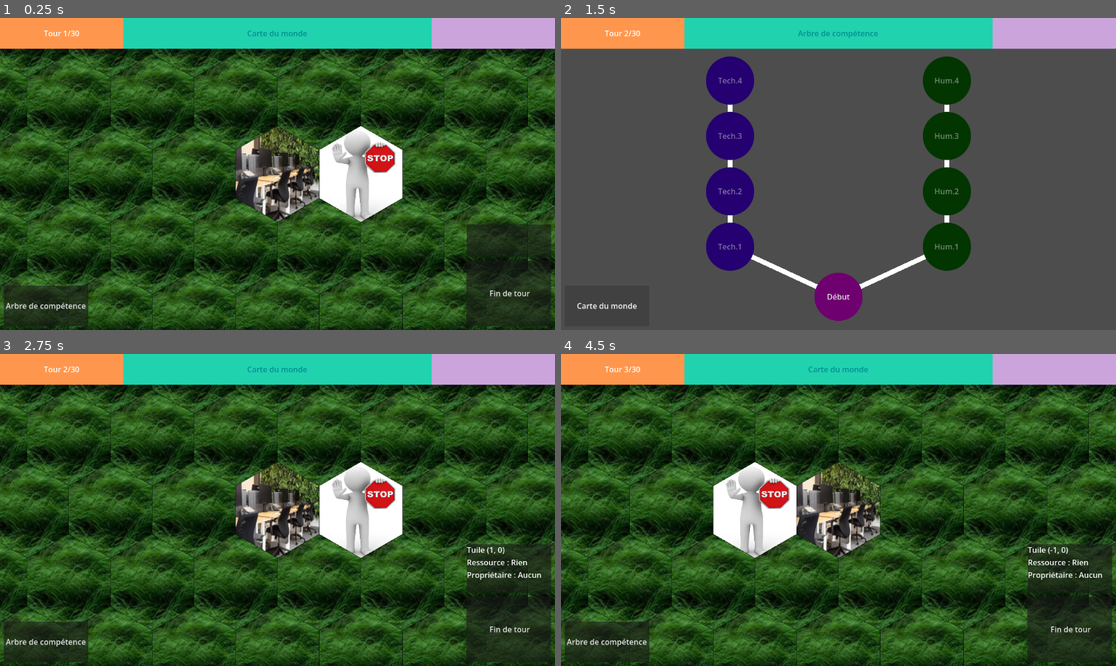
Above: before the commit, frames 1-4 (two rows, left to right).
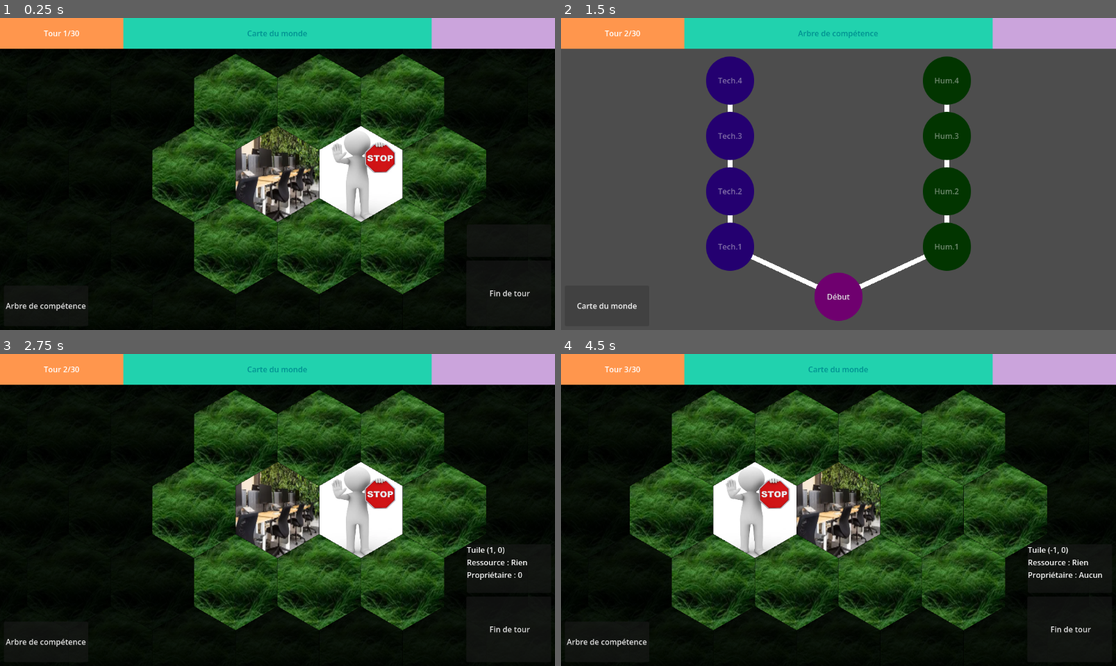
Above: after the commit, the same moments.

Repository: Shoshore/M2-Projet_Jeux_Serieux
Game: Godot game, scene res://Scenes/tile_map.tscn
Same seed, same stepped clock (60 frames per second), same inputs: the game is played once before the commit and once after it. The engine's default icon, where the game draws it, is replaced by a stand-in: a white triangle on a blue panel in a dark square.
Inputs (mouse positions are in pixels of both pictures, inside the frame that each line leads up to):
- Up to frame 1 (0.25 s): no input
- Up to frame 2 (1.5 s): click "Fin de tour" at 0.5 s; click "Arbre de compétence" at 1.25 s
- Up to frame 3 (2.75 s): tap Enter at 2 s; move the mouse to (399, 494) at 2.02 s; click (399, 494) at 2.17 s
- Up to frame 4 (4.5 s): click "Fin de tour" at 2.75 s; click "Arbre de compétence" at 3.5 s; tap Space at 4.25 s; move the mouse to (727, 525) at 4.27 s; click (727, 525) at 4.42 s

The runs differ from the first frame. In frame 1, 49% of the frame differs, in the area x 0-100%, y 9-100%; in frame 2, nothing differs; in frame 3, 49%; in frame 4, 39%.

Commit message:
fow effect + bug fix: company now controls each tile their recruiters moved on

Diff:
--- a/scripts/board/map.gd
+++ b/scripts/board/map.gd
@@ -5,6 +5,7 @@
 #const HEX_SIZE : float = 20.0
 
 var grid_size : int = 10
+var visibility_range: int = 1
 var tiles_by_coord: Dictionary = {}
 var is_board_clickable = true
 
@@ -94,5 +95,16 @@
 
 
 func refresh() -> void:
+	var vision := Vision_component.new(visibility_range)
+	var visible_coordinates: Dictionary[Vector2i, bool] = {}
+
 	for tile: Tile in tiles_by_coord.values():
+		if tile.ceo == "Aucun":
+			continue
+		for coord in vision.get_visible_hexes(tile.coordinate):
+			if tiles_by_coord.has(coord):
+				visible_coordinates[coord] = true
+
+	for tile: Tile in tiles_by_coord.values():
+		tile.is_visible_by_fog = visible_coordinates.has(tile.coordinate)
 		tile.reload_visual()
--- a/scripts/board/tile.gd
+++ b/scripts/board/tile.gd
@@ -12,8 +12,11 @@
 var coordinate : Vector2i = Vector2i.ZERO
 var ressource : String = "Rien"
 var ceo : String = "Aucun"
+var is_visible_by_fog: bool = false
 var occupant: Unit = null
 var building: Building = null
+
+const FOG_MODULATE := Color(0.16, 0.16, 0.2)
 
 func _ready() -> void:
 	var points := hex_vertices(Global.HEX_SIZE)
@@ -72,9 +75,11 @@
 	elif occupant:
 		set_texture_hex(hex_recruiter, occupant.texture)
 
-	hex_ground.modulate = Color.WHITE
-	hex_company.modulate = Color.WHITE
-	hex_recruiter.modulate = Color.WHITE
+	var visibility_modulate := Color.WHITE if is_visible_by_fog else FOG_MODULATE
+	hex_ground.modulate = visibility_modulate
+	hex_company.modulate = visibility_modulate
+	hex_recruiter.modulate = visibility_modulate
+	outline.modulate = visibility_modulate
 
 func initialize(q : int, r : int, available_ressource : String = "Rien") -> void:
 	coordinate = Vector2i(q, r)
--- a/scripts/building/company.gd
+++ b/scripts/building/company.gd
@@ -46,7 +46,8 @@
 
 	_list_unities.push_back(unit)
 	tile.occupant = unit
-	tile.reload_visual()
+	tile.ceo = str(unit.compagny_id)
+	_map.refresh()
 
 
 func _init(id_unic: int, position_: Vector2i, map: Map) -> void:
--- a/scripts/controller/selection_controller.gd
+++ b/scripts/controller/selection_controller.gd
@@ -33,5 +33,7 @@
 		if from_tile != null:
 			from_tile.occupant = null
 		tile.occupant = selected_unit
+		if selected_unit is Recruiter:
+			tile.ceo = str(selected_unit.compagny_id)
 	selected_unit = null
 	map.refresh()
--- a/scripts/turn_manager.gd
+++ b/scripts/turn_manager.gd
@@ -31,8 +31,9 @@
 	var player_company = Company.new(0, origin, map)
 
 	tile.building = player_company #modifier constructeur si nécessaire
+	tile.ceo = str(player_company.id)
 	company_array[0] = player_company
-	tile.reload_visual()
+	map.refresh()
 
 
 # Les datas des entreprises :
--- /dev/null
+++ b/tile_map.tscn
@@ -0,0 +1,26 @@
+[gd_scene format=3 uid="uid://b5ax8ns5n56b"]
+
+[ext_resource type="Script" path="res://scripts/map.gd" id="1_xftlc"]
+
+[node name="game" type="Node2D" unique_id=2141197782]
+script = ExtResource("1_xftlc")
+
+[node name="camera" type="Camera2D" parent="." unique_id=1308402294]
+
+[node name="firm" type="Node2D" parent="." unique_id=1313765549]
+
+[node name="CanvasLayer" type="CanvasLayer" parent="." unique_id=1020972732]
+
+[node name="info" type="PanelContainer" parent="CanvasLayer" unique_id=673878352]
+anchors_preset = 3
+anchor_left = 1.0
+anchor_top = 1.0
+anchor_right = 1.0
+anchor_bottom = 1.0
+offset_left = -99.0
+offset_top = -47.0
+grow_horizontal = 0
+grow_vertical = 0
+
+[node name="Label" type="Label" parent="CanvasLayer/info" unique_id=119894826]
+layout_mode = 2
